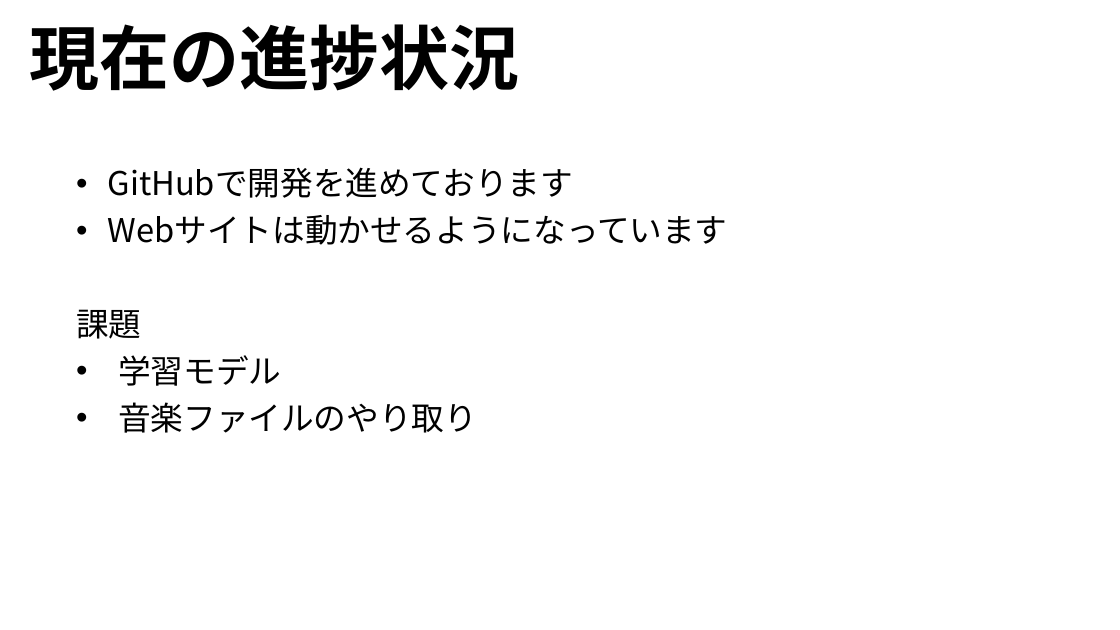
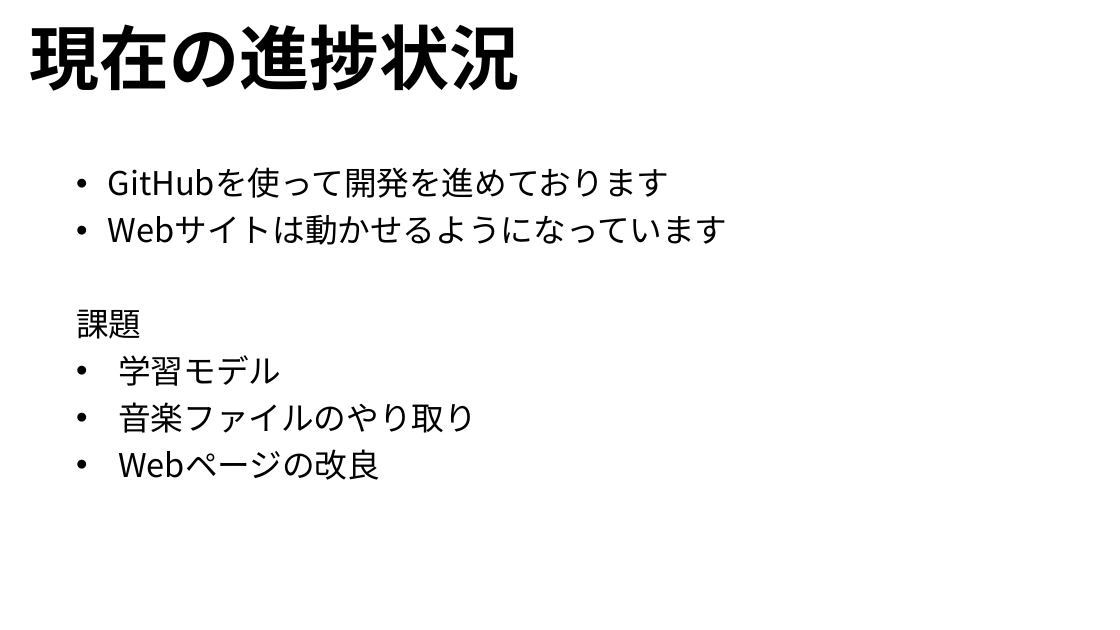
Before and after one commit to yoshitake266/bitComposer_prj, a slide deck: slide 12 of presentation/bit Composer.pptx (slide 11 before the commit). Drawn at 1120x630 pixels with LibreOffice and Linux fonts; fonts in the diff are those of the drawing. Boxes give left, top, right and bottom in pixels: in the first picture for what was removed or moved away, otherwise in the second. Text is boxed around its words. In the diff, an @@ line names an element or a change of style, - is before the commit and + after.

```diff
--- a/presentation/bit Composer.pptx
+++ b/presentation/bit Composer.pptx
@@ subtitle at <box>108,167,670,198</box>: text changed @@
-• GitHubで開発を進めております
+• GitHubを使って開発を進めております
@@ subtitle at <box>118,449,380,480</box>: paragraph added @@
+• Webページの改良
```
Also in this commit, not shown: 6 other slides changed, 4 slides added, 3 slides removed, 2 other files.
